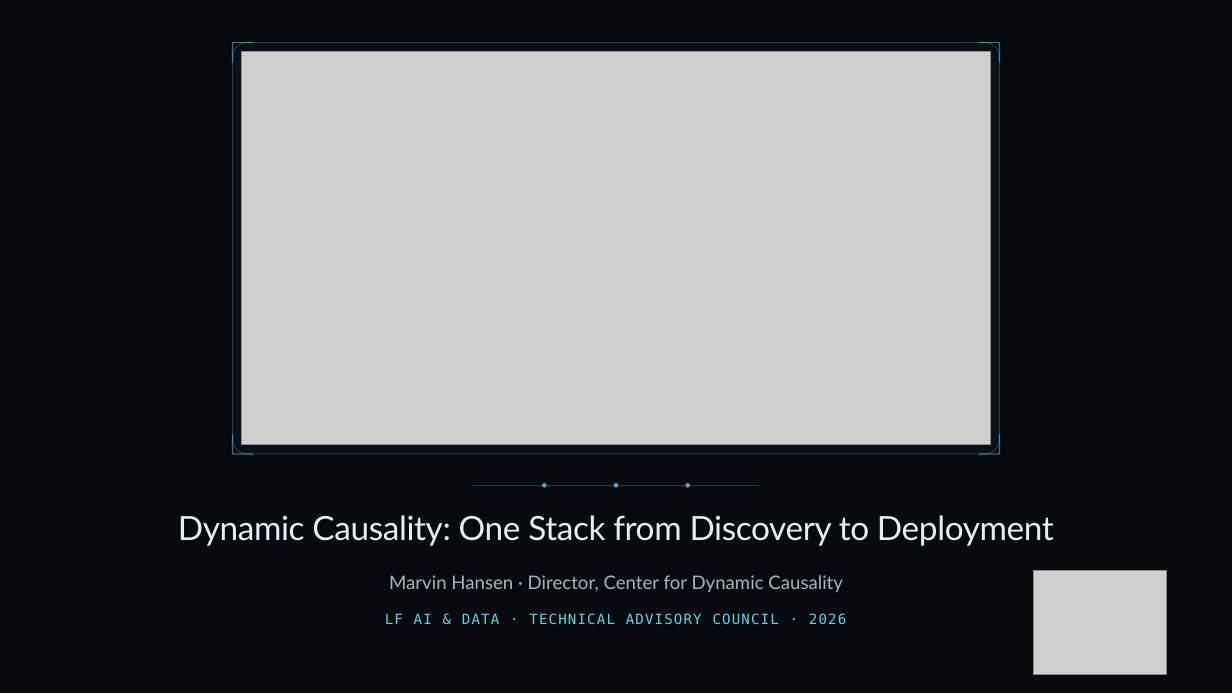
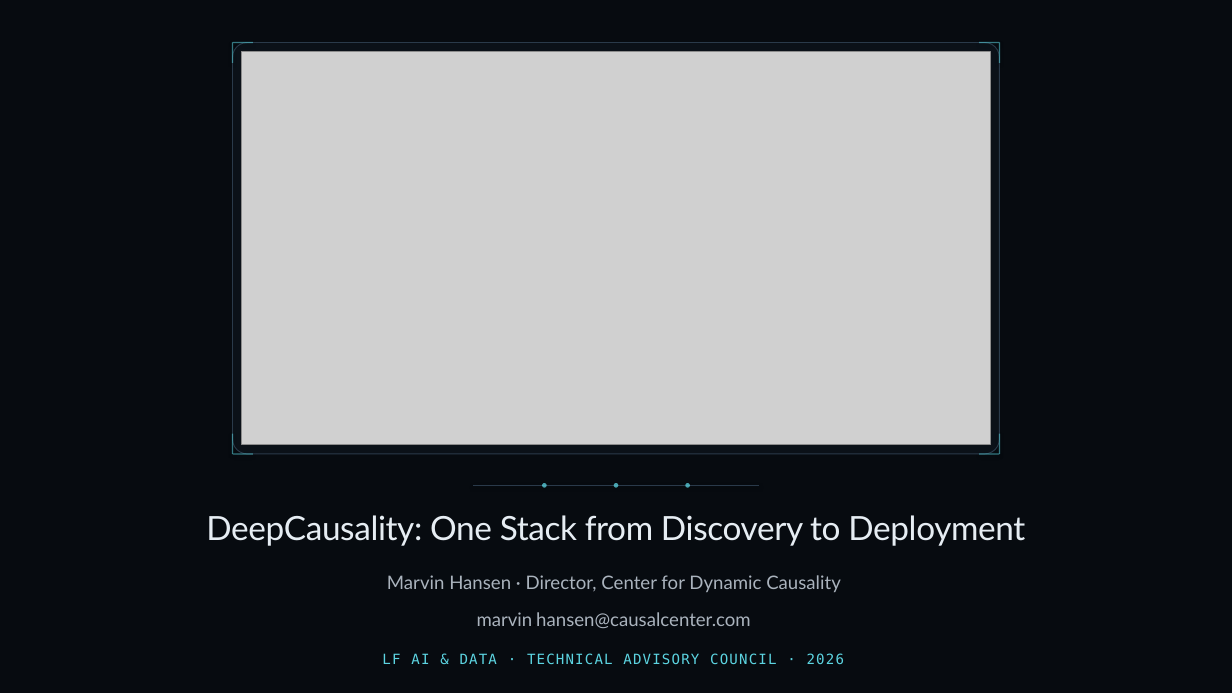
Before and after one commit to deepcausality-rs/deep_causality, a slide deck: slide 1 of docs/LF/slides/LF_2026/DeepCausality_TAC_2026.pptx. Drawn at 1232x693 pixels with LibreOffice and Linux fonts; fonts in the diff are those of the drawing; grey boxes stand for pictures. Boxes give left, top, right and bottom in pixels: in the first picture for what was removed or moved away, otherwise in the second. Text is boxed around its words. In the diff, an @@ line names an element or a change of style, - is before the commit and + after.

```diff
--- a/docs/LF/slides/LF_2026/DeepCausality_TAC_2026.pptx
+++ b/docs/LF/slides/LF_2026/DeepCausality_TAC_2026.pptx
@@ text at (206, 515, 1025, 546): text changed @@
-Dynamic Causality: One Stack from Discovery to Deployment
+DeepCausality: One Stack from Discovery to Deployment
@@ picture removed at (1033, 571, 1166, 675) @@
@@ text added at (477, 612, 751, 628), 14.5 pt, text #AAB3BD @@
+marvin.hansen@causalcenter.com
@@ text "LF AI & DATA · ...": place and size @@
-text "LF AI & DATA · ..." at (385, 613, 846, 624)
+text "LF AI & DATA · ..." at (382, 653, 844, 664)
```
Also in this commit, not shown: 9 other slides changed, 5 slides added, 5 slides removed, 1 other file.
